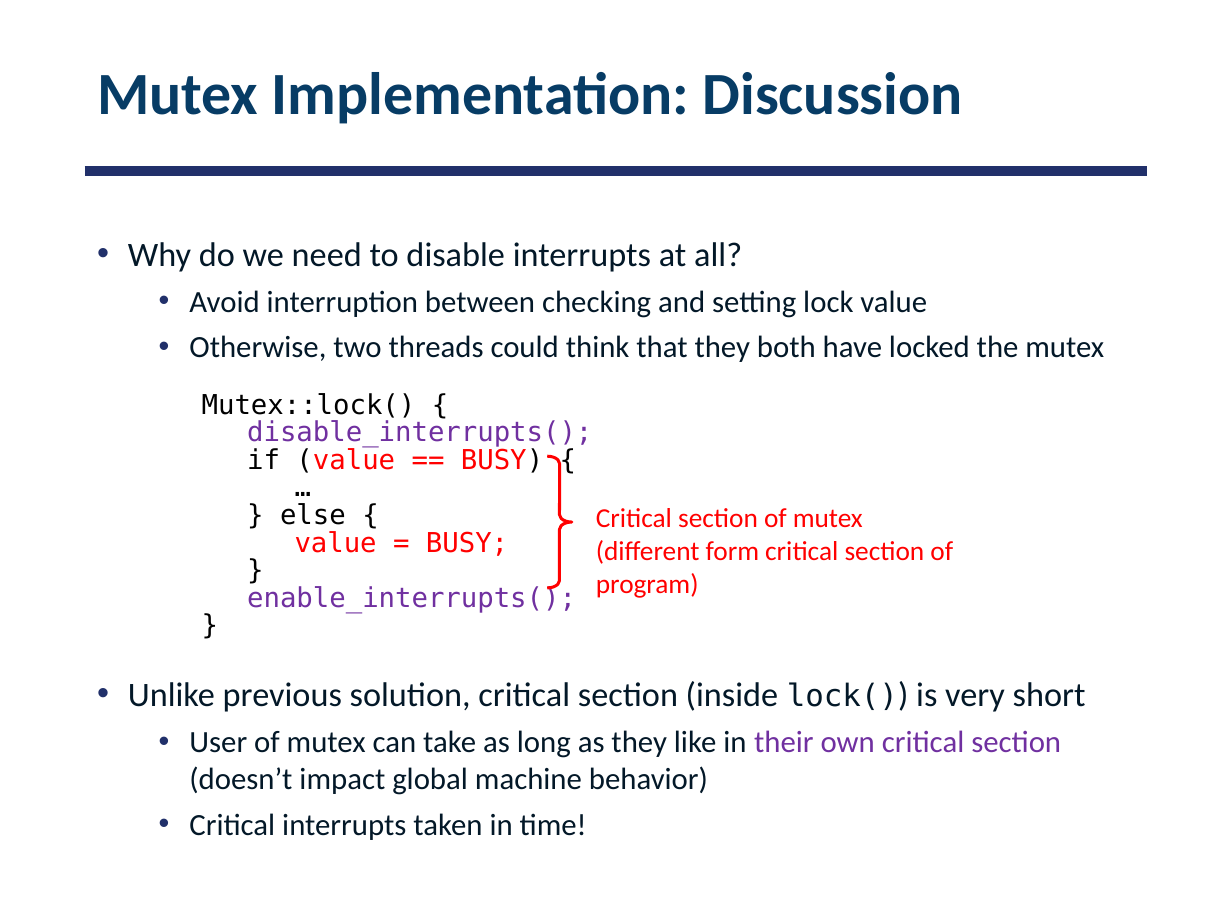
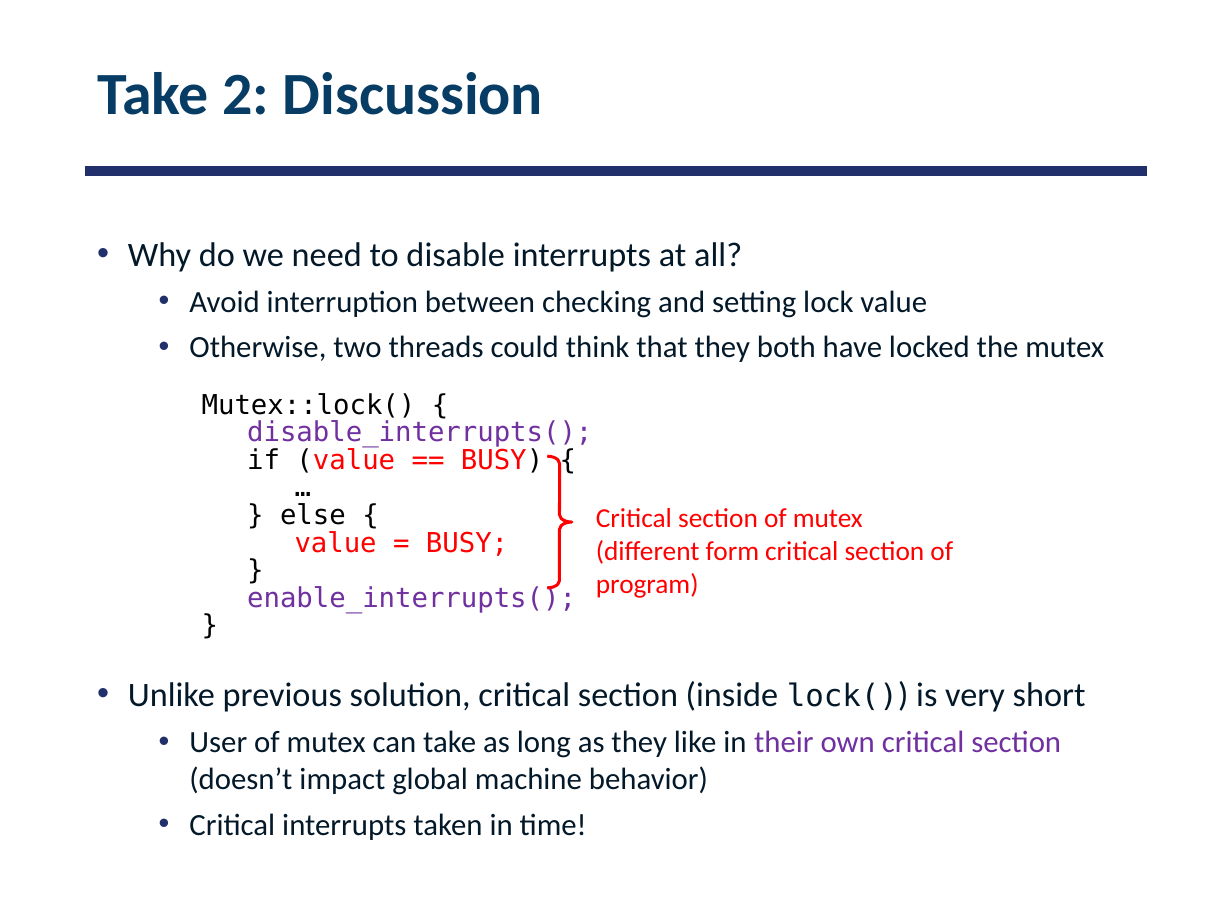
Before and after one commit to smajidzahedi/ECE350, a slide deck: slide 37 of Lectures/03-multithreaded.pptx (slide 28 before the commit). Drawn at 1232x924 pixels with LibreOffice and Linux fonts; fonts in the diff are those of the drawing. Boxes give left, top, right and bottom in pixels: in the first picture for what was removed or moved away, otherwise in the second. Text is boxed around its words. In the diff, an @@ line names an element or a change of style, - is before the commit and + after.

```diff
--- a/Lectures/03-multithreaded.pptx
+++ b/Lectures/03-multithreaded.pptx
@@ title at bbox=[97, 72, 543, 115]: text changed @@
-Mutex Implementation: Discussion
+Take 2: Discussion
```
Also in this commit, not shown: 14 other slides changed, 8 slides added, 1 other file.
